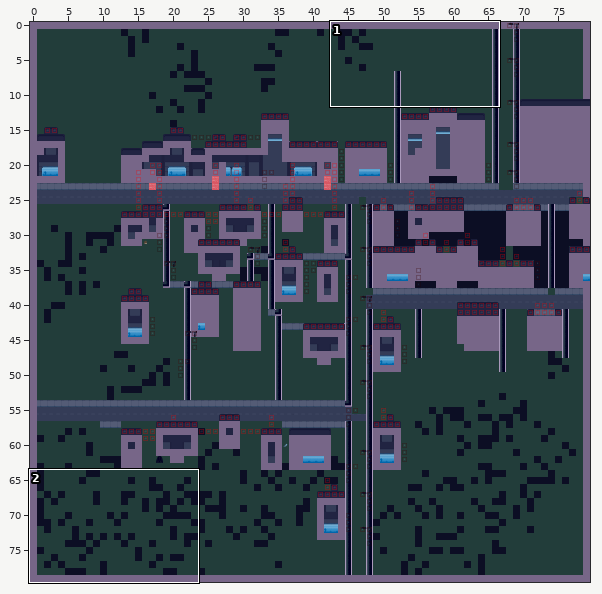
One commit to this Tiled map: tiledMaps/City.tmx. The picture above shows the old version from afar; the outline marks the close-up.
Close-up. Before:
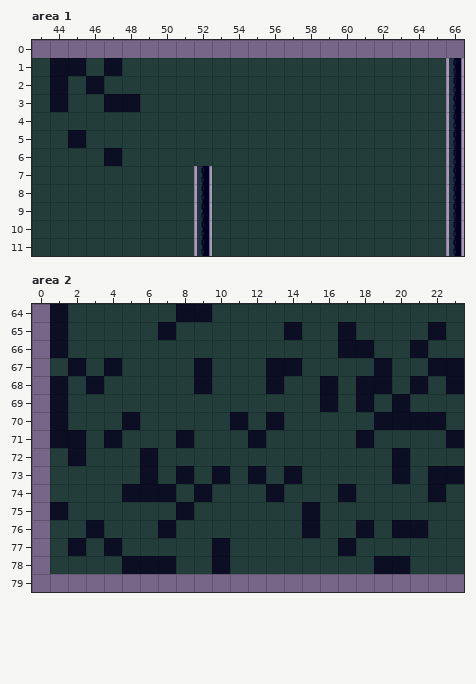
Cells are 40x40 px. Shown: area 1 x 43..66, y 0..11; area 2 x 0..23, y 64..79. The commit also changed other parts of the map, which this record leaves out.
The same view after the edit:
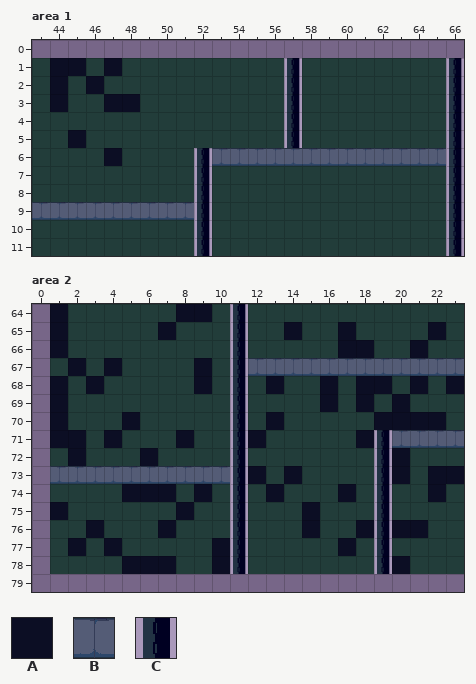
Key: from "AllTiles": A 0, B 3, C 5.
_ is an empty cell.
From old to new:
Layer "Ground", area 1:
y 1..5: x 57 _ -> C
y 6: x 52..65 ______________ -> CBBBBBBBBBBBBB
y 9: x 43..51 _________ -> BBBBBBBBB
Layer "Ground", area 2:
y 64..66: x 11 _ -> C
y 67: x 11..23 __AA____A__AA -> CBBBBBBBBBBBB
y 68..69: x 11 _ -> C
y 70: x 11 A -> C
y 71: x 11 _ -> C; x 19..23 ____A -> CBBBB
y 72: x 11 _ -> C; x 19 _ -> C
y 73: x 1..11 _____A_A_A_ -> BBBBBBBBBBC; x 19 _ -> C
y 74..77: x 11 _ -> C; x 19 _ -> C
y 78: x 11 _ -> C; x 19 A -> C
Boxes around the changes in both close-ups, in picture pixels (x1, y1, x2, y2):
added: (194, 58, 446, 166)
added: (32, 202, 194, 220)
changed: (50, 304, 464, 574)
